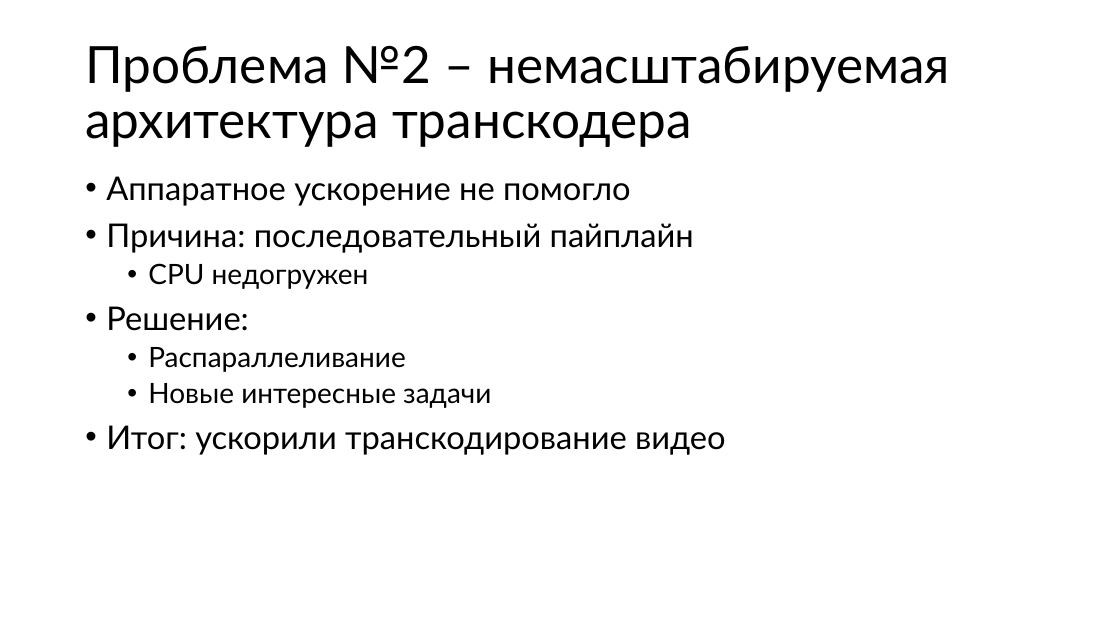
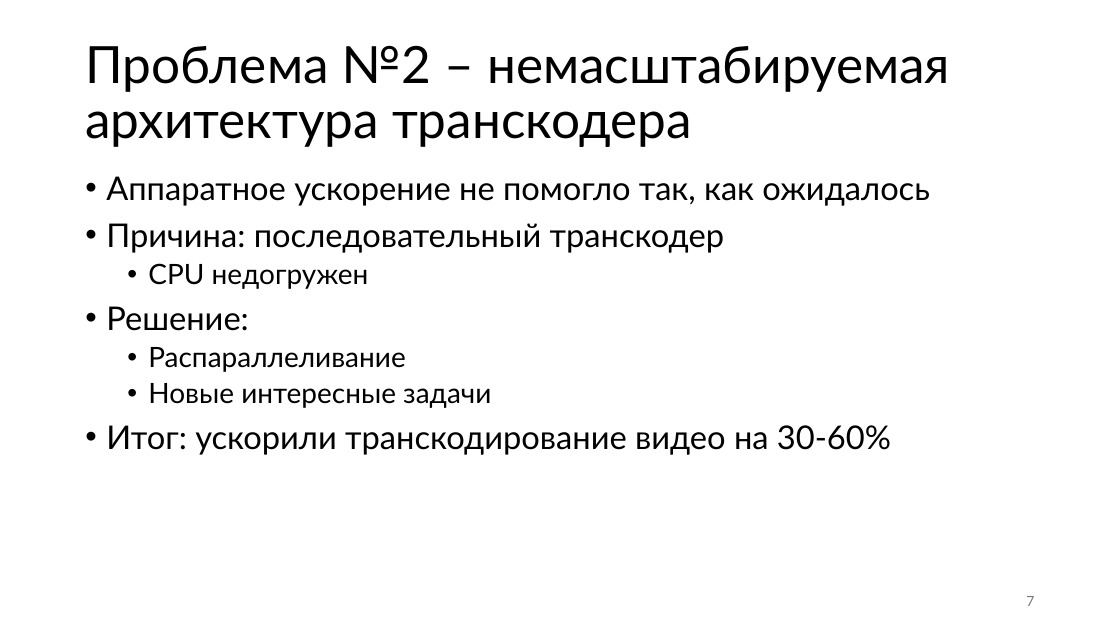
Before and after one commit to alexey-malov/ffmpeg-transcoder-demo, a slide deck: slide 7 of ffmpeg without pain.pptx. Drawn at 1120x630 pixels with LibreOffice and Linux fonts; fonts in the diff are those of the drawing. Boxes give left, top, right and bottom in pixels: in the first picture for what was removed or moved away, otherwise in the second. Text is boxed around its words. In the diff, an @@ line names an element or a change of style, - is before the commit and + after.

```diff
--- a/ffmpeg without pain.pptx
+++ b/ffmpeg without pain.pptx
@@ text at (106,176,930,253): text changed @@
-• Аппаратное ускорение не помогло
-• Причина: последовательный пайплайн
+• Аппаратное ускорение не помогло так, как ожидалось
+• Причина: последовательный транскодер
@@ text at (106,425,891,455): text changed @@
-• Итог: ускорили транскодирование видео
+• Итог: ускорили транскодирование видео на 30-60%
@@ page number added at (1026,596,1034,606), 12 pt, text #797979 @@
+7
```
Also in this commit, not shown: 11 other slides changed, 50 slides added, 7 slides removed.
